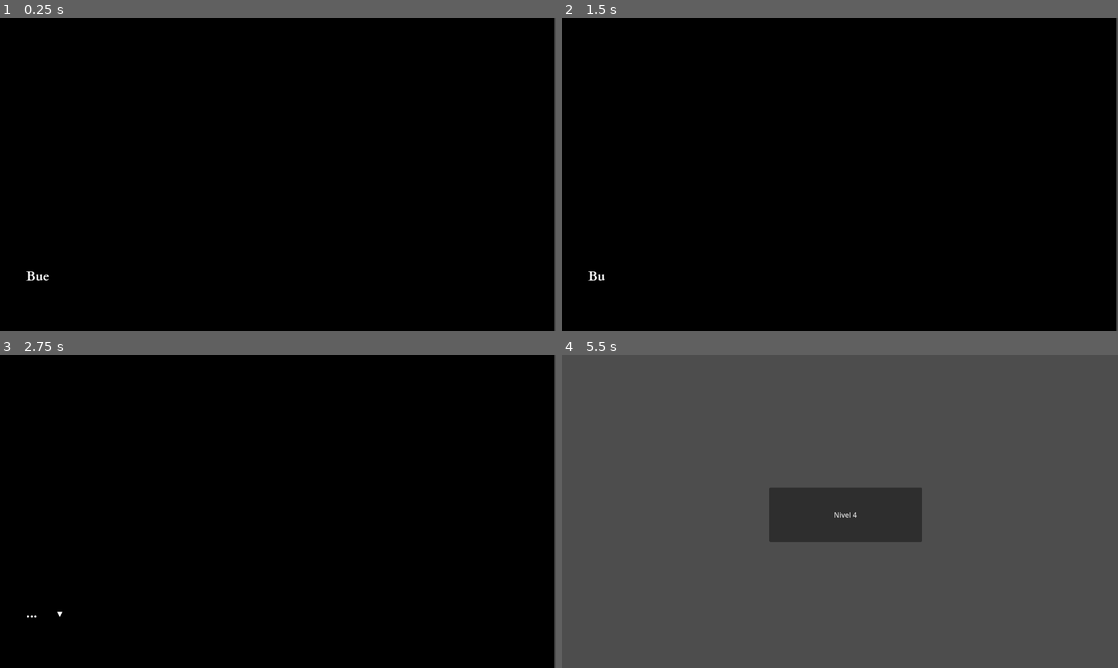
Above: before the commit, frames 1-4 (two rows, left to right).
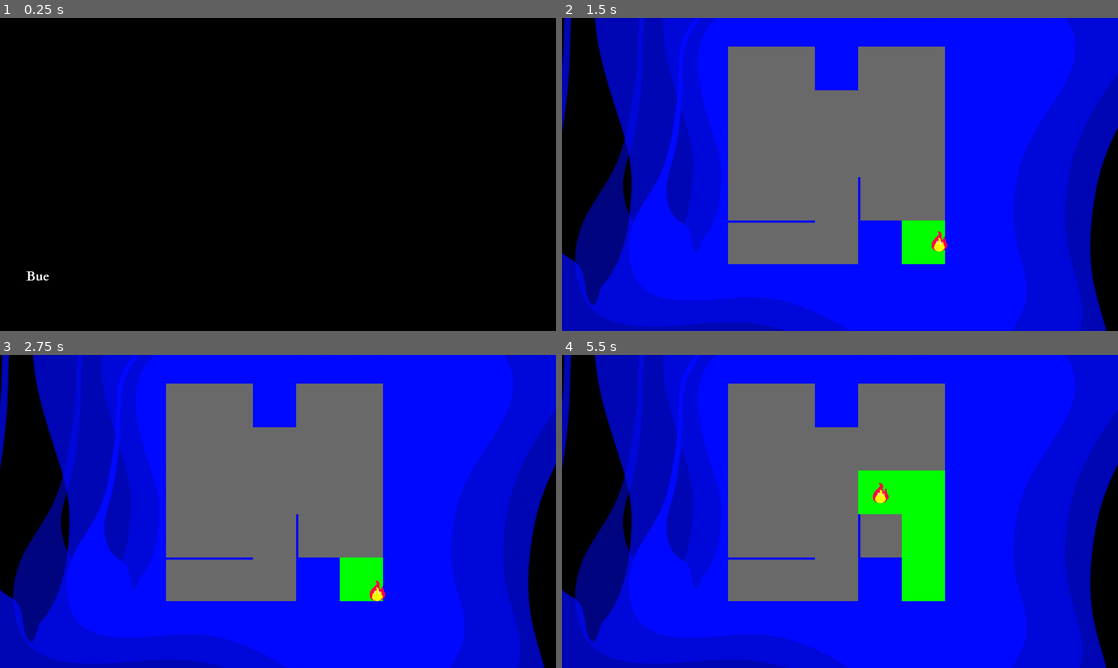
Above: after the commit, the same moments.

Repository: ignamarga1/MiraPinguinoh
Game: Godot game, scene res://scenes/transition_dialogue_2.tscn
Same seed, same stepped clock (60 frames per second), same inputs: the game is played once before the commit and once after it. This scene is started directly instead of the project's main scene.
Inputs (mouse positions are in pixels of both pictures, inside the frame that each line leads up to):
- Up to frame 1 (0.25 s): no input
- Up to frame 2 (1.5 s): tap Enter (ui_accept) at 0.5, 0.77 s; move the mouse to (962, 158) at 0.52 s; hold Right (ui_right) 0.53-1.25 s; tap Space (Interact) at 0.6 s; click (845, 177) at 1.25 s, where only the run before the commit has a clickable "Nivel 2"
- Up to frame 3 (2.75 s): move the mouse to (166, 527) at 2.02 s; hold Down (ui_down) from 2.03 s (still down); click (166, 527) at 2.1 s; tap Enter (ui_accept) at 2.27 s
- Up to frame 4 (5.5 s): tap Enter (ui_accept) at 2.75, 4.52, 5.27 s; move the mouse to (895, 442) at 2.77 s; release Down (ui_down) at 2.78 s; hold Right (ui_right) 2.78-3.5 s; tap Space (Interact) at 2.85, 5.1 s; click (845, 514) at 3.5 s, where only the run before the commit has a clickable "Nivel 3"; move the mouse to (812, 574) at 4.27 s; hold Up (ui_up) 4.28-5.03 s; click (812, 574) at 4.35 s; move the mouse to (1006, 558) at 5.02 s; hold Left (ui_left) from 5.03 s (still down)

The runs differ from the first frame. In frame 1, 0.4% of the frame differs, in the area x 99-100%, y 0-100%; in frame 2, 93%; in frame 3, 93%; in frame 4, 100%, in the area x 0-100%, y 0-100%.
Error in both runs: Invalid assignment of property or key 'texture' with value of type 'CompressedTexture2D' on a base object of type 'null instance'. (res://scripts/mask.gd:26)

Commit message:
Yoquese

Diff:
--- a/Godot/mira-pinguinoh/project.godot
+++ b/Godot/mira-pinguinoh/project.godot
@@ -17,8 +17,9 @@
 
 [autoload]
 
+SignalManager="*uid://cyy4ib0o2x30n"
 Mask="*uid://dymd3rf6brn3l"
-SignalManager="*uid://cyy4ib0o2x30n"
+TransitionManager="*uid://dg1qo2y5vrlm5"
 
 [display]
 
--- a/Godot/mira-pinguinoh/scenes/levels/level_tango.tscn
+++ b/Godot/mira-pinguinoh/scenes/levels/level_tango.tscn
@@ -40,11 +40,11 @@
 shape = SubResource("WorldBoundaryShape2D_ffk0g")
 
 [node name="Wall 3" type="StaticBody2D" parent="Walls" unique_id=353108310]
-position = Vector2(350.00003, 601.00006)
+position = Vector2(334.13235, 617.8296)
 rotation = -2.3561945
 
 [node name="CollisionShape2D" type="CollisionShape2D" parent="Walls/Wall 3" unique_id=1067212731]
-position = Vector2(0, 31)
+position = Vector2(0.74298096, 38.963623)
 scale = Vector2(25.962904, -2.422285)
 shape = SubResource("WorldBoundaryShape2D_ffk0g")
 
--- a/Godot/mira-pinguinoh/scenes/select_mask_fragment.tscn
+++ b/Godot/mira-pinguinoh/scenes/select_mask_fragment.tscn
@@ -2,9 +2,46 @@
 
 [ext_resource type="Script" uid="uid://ckrfiji4ohs26" path="res://scripts/select_mask_fragment.gd" id="1_ymurh"]
 [ext_resource type="Texture2D" uid="uid://4gakmmjljf3c" path="res://assets/mask_bg.png" id="2_cjfp5"]
+[ext_resource type="FontFile" uid="uid://cltfsflsy53sv" path="res://assets/Cardo/Cardo-Bold.ttf" id="3_7nbbd"]
 
 [sub_resource type="CompressedTexture2D" id="CompressedTexture2D_ymurh"]
 load_path = "res://.godot/imported/mask.png-7a1b471f13f111416d7345a876394bc4.ctex"
+
+[sub_resource type="Animation" id="Animation_7nbbd"]
+length = 0.001
+tracks/0/type = "value"
+tracks/0/imported = false
+tracks/0/enabled = true
+tracks/0/path = NodePath("Label:visible_ratio")
+tracks/0/interp = 1
+tracks/0/loop_wrap = true
+tracks/0/keys = {
+"times": PackedFloat32Array(0),
+"transitions": PackedFloat32Array(1),
+"update": 0,
+"values": [0.0]
+}
+
+[sub_resource type="Animation" id="Animation_5xgb7"]
+resource_name = "text_show"
+tracks/0/type = "value"
+tracks/0/imported = false
+tracks/0/enabled = true
+tracks/0/path = NodePath("Label:visible_ratio")
+tracks/0/interp = 1
+tracks/0/loop_wrap = true
+tracks/0/keys = {
+"times": PackedFloat32Array(0, 0.62),
+"transitions": PackedFloat32Array(1, 1),
+"update": 0,
+"values": [0.0, 1.0]
+}
+
+[sub_resource type="AnimationLibrary" id="AnimationLibrary_rlm18"]
+_data = {
+&"RESET": SubResource("Animation_7nbbd"),
+&"text_show": SubResource("Animation_5xgb7")
+}
 
 [node name="SelectMaskFragment" type="Node2D" unique_id=973922542]
 script = ExtResource("1_ymurh")
@@ -84,6 +121,20 @@
 position = Vector2(67.5, 99)
 texture = SubResource("CompressedTexture2D_ymurh")
 
+[node name="Label" type="Label" parent="." unique_id=701760682]
+offset_left = 48.0
+offset_top = 63.0
+offset_right = 459.0
+offset_bottom = 160.0
+theme_override_fonts/font = ExtResource("3_7nbbd")
+theme_override_font_sizes/font_size = 24
+text = "Selecciona el fragmento de la máscara"
+visible_characters = 0
+visible_ratio = 0.0
+
+[node name="AnimationPlayer" type="AnimationPlayer" parent="." unique_id=1462302139]
+libraries/ = SubResource("AnimationLibrary_rlm18")
+
 [connection signal="button_down" from="Button1" to="." method="_on_button_1_button_down"]
 [connection signal="button_down" from="Button2" to="." method="_on_button_2_button_down"]
 [connection signal="button_down" from="Button3" to="." method="_on_button_3_button_down"]
--- a/Godot/mira-pinguinoh/scenes/transition_dialogue_1.tscn
+++ b/Godot/mira-pinguinoh/scenes/transition_dialogue_1.tscn
@@ -85,7 +85,7 @@
 text = Array[String](["Todo el mundo comienza con un lienzo en blanco", "Te toca a ti construir tu propia máscara", "Completa las tareas para ganar partes de máscara", "Y hazte a ti", "...", "Para encajar se ha de cambiar"])
 
 [node name="ColorRect" type="ColorRect" parent="." unique_id=947438261]
-offset_right = 1276.0
+offset_right = 1290.0
 offset_bottom = 720.0
 color = Color(0, 0, 0, 1)
 
--- a/Godot/mira-pinguinoh/scenes/transition_dialogue_2.tscn
+++ b/Godot/mira-pinguinoh/scenes/transition_dialogue_2.tscn
@@ -85,7 +85,7 @@
 text = Array[String](["Buena elección...", "...", "Hay un destino correcto para ti, debes saber cómo aprovecharlo al máximo."])
 
 [node name="ColorRect" type="ColorRect" parent="." unique_id=43166467]
-offset_right = 1276.0
+offset_right = 1284.0
 offset_bottom = 720.0
 color = Color(0, 0, 0, 1)
 
--- a/Godot/mira-pinguinoh/scenes/transition_dialogue_3.tscn
+++ b/Godot/mira-pinguinoh/scenes/transition_dialogue_3.tscn
@@ -85,7 +85,7 @@
 text = Array[String](["Buena elección...", "...", "Todas tus acciones desembocan en algo"])
 
 [node name="ColorRect" type="ColorRect" parent="." unique_id=43166467]
-offset_right = 1276.0
+offset_right = 1302.0
 offset_bottom = 720.0
 color = Color(0, 0, 0, 1)
 
--- a/Godot/mira-pinguinoh/scenes/transition_dialogue_4.tscn
+++ b/Godot/mira-pinguinoh/scenes/transition_dialogue_4.tscn
@@ -85,7 +85,7 @@
 text = Array[String](["Buena elección...", "...", "Cada cual tiene su propio camino, aunque a veces necesiten ayuda para encontrarlo"])
 
 [node name="ColorRect" type="ColorRect" parent="." unique_id=43166467]
-offset_right = 1276.0
+offset_right = 1298.0
 offset_bottom = 720.0
 color = Color(0, 0, 0, 1)
 
--- a/Godot/mira-pinguinoh/scenes/transition_dialogue_5.tscn
+++ b/Godot/mira-pinguinoh/scenes/transition_dialogue_5.tscn
@@ -85,7 +85,7 @@
 text = Array[String](["Buena elección...", "...", "El equilibrio es la más importante virtud"])
 
 [node name="ColorRect" type="ColorRect" parent="." unique_id=43166467]
-offset_right = 1276.0
+offset_right = 1295.0
 offset_bottom = 720.0
 color = Color(0, 0, 0, 1)
 
--- a/Godot/mira-pinguinoh/scenes/transition_dialogue_6.tscn
+++ b/Godot/mira-pinguinoh/scenes/transition_dialogue_6.tscn
@@ -85,7 +85,7 @@
 text = Array[String](["Buena elección...", "...", "Enhorabuena!", "Has completado el diseño de tu máscara perfecta. Una máscara original, construida por ti, como ninguna otra..."])
 
 [node name="ColorRect" type="ColorRect" parent="." unique_id=43166467]
-offset_right = 1276.0
+offset_right = 1291.0
 offset_bottom = 720.0
 color = Color(0, 0, 0, 1)
 
--- a/Godot/mira-pinguinoh/scripts/binary_combinantion_manager.gd
+++ b/Godot/mira-pinguinoh/scripts/binary_combinantion_manager.gd
@@ -22,6 +22,7 @@
 	if board == combination:
 		light_all_enbled(Color.YELLOW)
 		label.text = "✓"
+		SignalManager.the_next_level.emit(3)
 
 
 func light_all_enbled(color: Color):
--- a/Godot/mira-pinguinoh/scripts/mask.gd
+++ b/Godot/mira-pinguinoh/scripts/mask.gd
@@ -51,17 +51,18 @@
 			get_tree().change_scene_to_file("res://scenes/transition_dialogue_2.tscn")
 		1 :
 			mask_fragment_1.visible = true
+			await get_tree().create_timer(1).timeout
 			get_tree().change_scene_to_file("res://scenes/transition_dialogue_3.tscn")
-			await get_tree().create_timer(1).timeout
+
 		2 :
 			mask_fragment_2.visible = true
+			await get_tree().create_timer(1).timeout
 			get_tree().change_scene_to_file("res://scenes/transition_dialogue_4.tscn")
-			await get_tree().create_timer(1).timeout
 		3 :
 			mask_fragment_3.visible = true
+			await get_tree().create_timer(1).timeout
 			get_tree().change_scene_to_file("res://scenes/transition_dialogue_5.tscn")
-			await get_tree().create_timer(1).timeout
 		4 :
 			mask_fragment_4.visible = true
+			await get_tree().create_timer(1).timeout
 			get_tree().change_scene_to_file("res://scenes/transition_dialogue_6.tscn")
-			await get_tree().create_timer(1).timeout
--- a/Godot/mira-pinguinoh/scripts/panels_manager.gd
+++ b/Godot/mira-pinguinoh/scripts/panels_manager.gd
@@ -28,7 +28,7 @@
 
 	if panels_complete():
 		SignalManager.light_all_panels.emit(Color.SKY_BLUE)
-
+		SignalManager.the_next_level.emit(2)
 
 func panels_complete():
 	var result = true
--- a/Godot/mira-pinguinoh/scripts/queens_manager.gd
+++ b/Godot/mira-pinguinoh/scripts/queens_manager.gd
@@ -31,7 +31,7 @@
 
 	if queens_true == 5 && len(errors) == 0:
 		light_all_enbled(Color.PURPLE)
-		get_tree().change_scene_to_file("res://scenes/prueba.tscn")
+		SignalManager.the_next_level.emit(4)
 
 
 func all_invalid_queens():
--- a/Godot/mira-pinguinoh/scripts/select_mask_fragment.gd
+++ b/Godot/mira-pinguinoh/scripts/select_mask_fragment.gd
@@ -25,6 +25,7 @@
 	sprite_button_3 = button_3.get_child(0)
 
 	generate_mask_options()
+	$AnimationPlayer.play("text_show")
 
 # Called every frame. 'delta' is the elapsed time since the previous frame.
 func _process(delta: float) -> void:
@@ -60,6 +61,7 @@
 func update_current_mask_option() -> void:
 	Mask.update_fragment_id(selected_option)
 	Mask.update_mask_visibility()
+
 	print('New mask selected')
 
 func change_bg_color() -> void:
--- a/Godot/mira-pinguinoh/scripts/tango_manager.gd
+++ b/Godot/mira-pinguinoh/scripts/tango_manager.gd
@@ -43,6 +43,7 @@
 
 	if filled_cells == 28 && len(errors) == 0:
 		light_all_enbled(Color.DARK_RED)
+		SignalManager.the_next_level.emit(5)
 
 func all_invalid_cells():
 	var invalid_cells = []
--- a/Godot/mira-pinguinoh/scripts/transition_dialogue_2.gd
+++ b/Godot/mira-pinguinoh/scripts/transition_dialogue_2.gd
@@ -22,7 +22,7 @@
 			set_text(currentText)
 			$MarginContainer/HBoxContainer/AnimationPlayer.play("text_show")
 	if textIndex == text.size():
-		get_tree().change_scene_to_file("res://scenes/escena_mock_2.tscn")
+		get_tree().change_scene_to_file("res://scenes/levels/level_panels.tscn")
 
 func set_text(text: String):
 	txt_lbl.set_text(text)
--- a/Godot/mira-pinguinoh/scripts/transition_dialogue_3.gd
+++ b/Godot/mira-pinguinoh/scripts/transition_dialogue_3.gd
@@ -22,7 +22,7 @@
 			set_text(currentText)
 			$MarginContainer/HBoxContainer/AnimationPlayer.play("text_show")
 	if textIndex == text.size():
-		get_tree().change_scene_to_file("res://scenes/escena_mock_3.tscn")
+		get_tree().change_scene_to_file("res://scenes/levels/level_logical_doors.tscn")
 
 func set_text(text: String):
 	txt_lbl.set_text(text)
--- a/Godot/mira-pinguinoh/scripts/transition_dialogue_4.gd
+++ b/Godot/mira-pinguinoh/scripts/transition_dialogue_4.gd
@@ -22,7 +22,7 @@
 			set_text(currentText)
 			$MarginContainer/HBoxContainer/AnimationPlayer.play("text_show")
 	if textIndex == text.size():
-		get_tree().change_scene_to_file("res://scenes/escena_mock_4.tscn")
+		get_tree().change_scene_to_file("res://scenes/levels/level_queens.tscn")
 
 func set_text(text: String):
 	txt_lbl.set_text(text)
--- a/Godot/mira-pinguinoh/scripts/transition_dialogue_5.gd
+++ b/Godot/mira-pinguinoh/scripts/transition_dialogue_5.gd
@@ -22,7 +22,7 @@
 			set_text(currentText)
 			$MarginContainer/HBoxContainer/AnimationPlayer.play("text_show")
 	if textIndex == text.size():
-		get_tree().change_scene_to_file("res://scenes/escena_mock_5.tscn")
+		get_tree().change_scene_to_file("res://scenes/levels/level_tango.tscn")
 
 func set_text(text: String):
 	txt_lbl.set_text(text)
Not shown: 1 places in Godot/mira-pinguinoh/scenes/levels/level_panels.tscn that only renumber resources
Not shown: 1 places in Godot/mira-pinguinoh/scenes/main_menu.tscn that only renumber resources
Not shown: 1 places in Godot/mira-pinguinoh/scenes/panels.tscn that only renumber resources
Not shown: 1 places in Godot/mira-pinguinoh/scenes/transition_dialogue_1.tscn that only renumber resources
